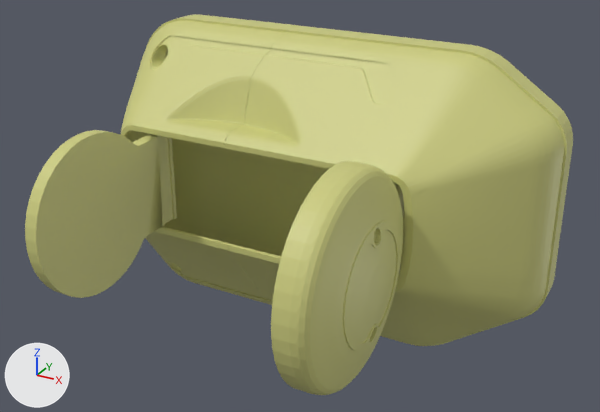
One commit to the COLLADA model scenes/dae/Body_RAR_vis.dae: the scene before it, then after it.
Camera for both pictures: a 50 mm lens placed at (0.129, -0.25, 0.151), pointed at (-0.031, 0.041, 0.005). Every picture has the same lights, and +X, +Y and +Z are marked at lower left. Vertices at the same position are counted once.

In view in the first picture: 'node'.
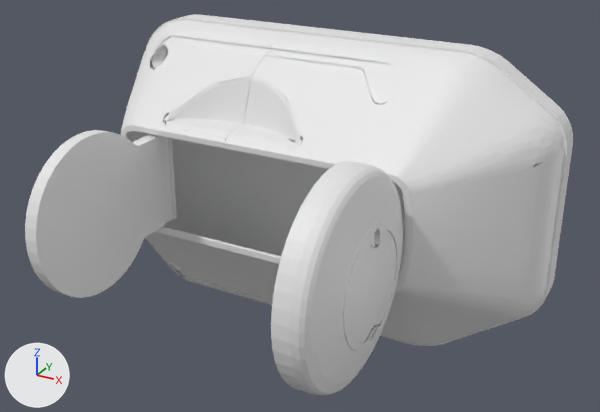
The change, as a diff of the scene's bpy script:
```diff
--- a/scenes/dae/Body_RAR_vis.dae.py
+++ b/scenes/dae/Body_RAR_vis.dae.py
@@ me_shape0 @@
 # used by ob_node; location = (0.0, 0.0, 0.0)
-me_shape0.from_pydata(...)  # 6399 vertices, 12832 faces; spans x -0.15..0.07, y -0.044..0.105, z -0.08..0.07
+me_shape0.from_pydata(...)  # 3419 vertices, 6568 faces; spans x -0.15..0.07, y -0.044..0.105, z -0.08..0.07
+# me_shape0 part 1: 31 vertices moved within x -0.131..0.064, y 0.0..0.084, z -0.077..0.06; 2980 vertices removed from x -0.15..0.069, y -0.043..0.088, z -0.078..0.069
+# me_shape0 part 2: 3478 faces spanning x -0.15..0.07, y -0.044..0.105, z -0.08..0.07 switch from mat_vertex_colours to no material
```

What differs and where, as boxes [x1, y1, x2, y2] in the pictures (600 x 412 px):
part 1 of me_shape0, cut back: before [120, 21, 567, 395]; after [144, 33, 488, 340]
part 2 of me_shape0, recoloured (beige to white): [25, 14, 573, 395] in both
